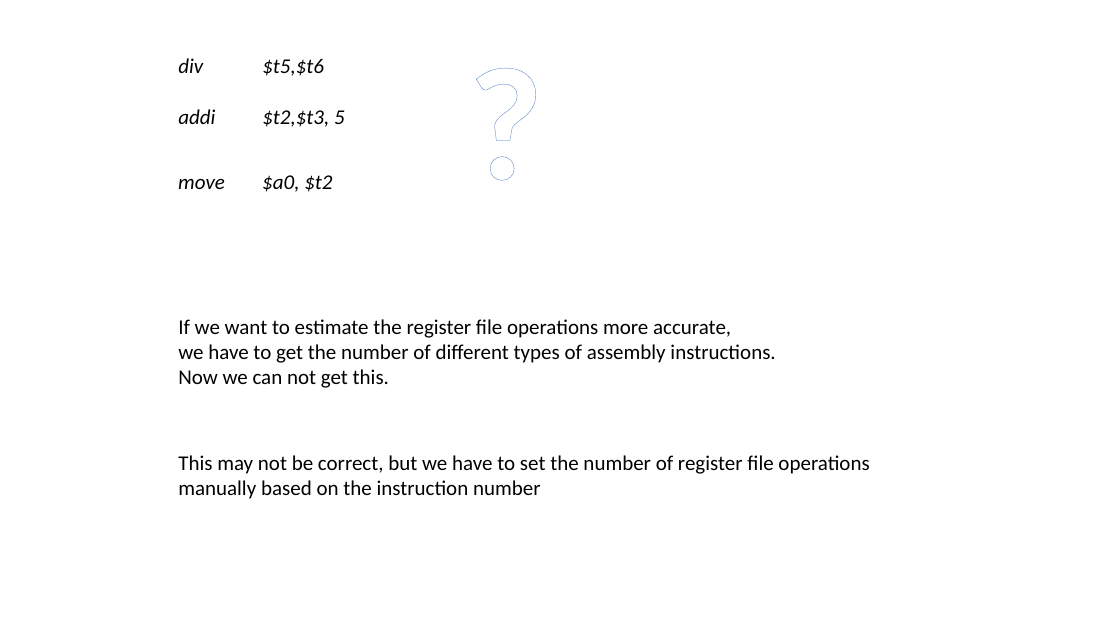
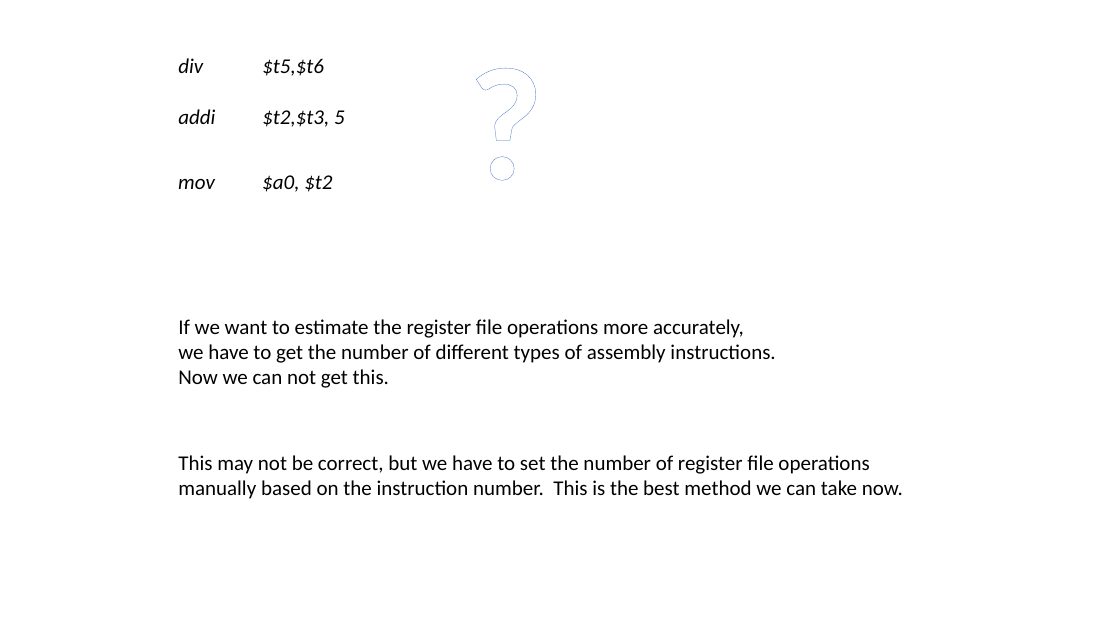
Before and after one commit to shenzongyi1997/GPU_learning, a slide deck: slide 17 of presentation/Shen Zongyi.pptx. Drawn at 1120x630 pixels with LibreOffice and Linux fonts; fonts in the diff are those of the drawing. Boxes give left, top, right and bottom in pixels: in the first picture for what was removed or moved away, otherwise in the second. Text is boxed around its words. In the diff, an @@ line names an element or a change of style, - is before the commit and + after.

```diff
--- a/presentation/Shen Zongyi.pptx
+++ b/presentation/Shen Zongyi.pptx
@@ text at (178, 175, 332, 192): text changed @@
-move $a0, $t2
+mov $a0, $t2
@@ text at (178, 319, 744, 338): text changed @@
-If we want to estimate the register file operations more accurate,
+If we want to estimate the register file operations more accurately,
@@ text at (178, 480, 903, 499): text changed @@
-manually based on the instruction number
+manually based on the instruction number. This is the best method we can take now.
```
Also in this commit, not shown: 13 other slides changed, 1 slide added.
